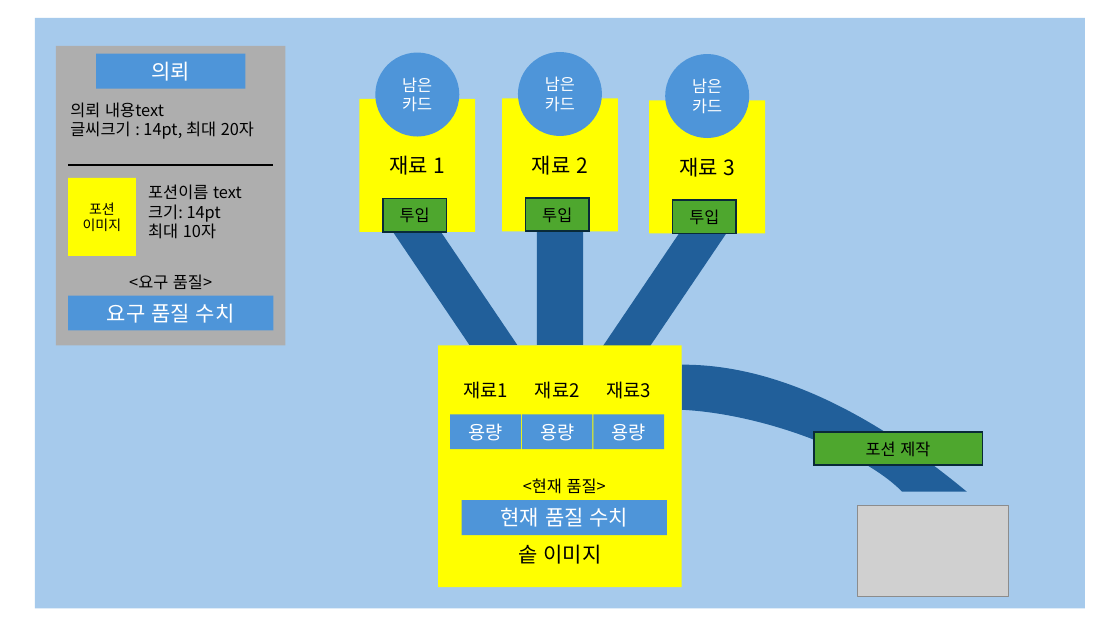
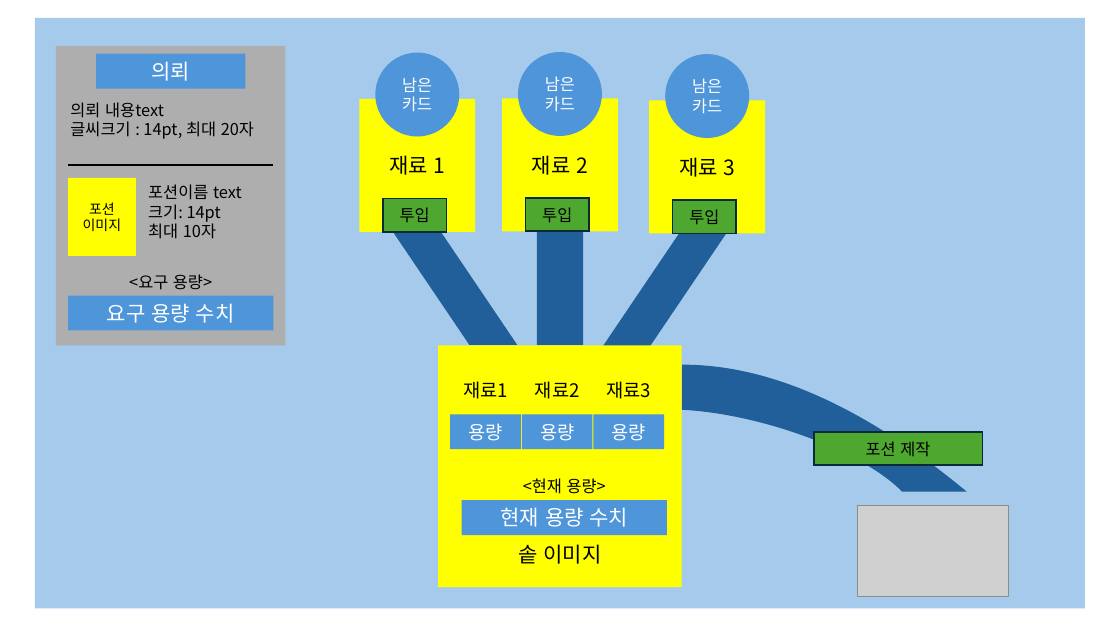
Before and after one commit to gws1017/BlackPotion, a slide deck: slide 1 of document/UI.pptx. Drawn at 1120x630 pixels with LibreOffice and Linux fonts; fonts in the diff are those of the drawing; grey boxes stand for pictures. Boxes give left, top, right and bottom in pixels: in the first picture for what was removed or moved away, otherwise in the second. Text is boxed around its words. In the diff, an @@ line names an element or a change of style, - is before the commit and + after.

```diff
--- a/document/UI.pptx
+++ b/document/UI.pptx
@@ text at (129,274,212,290): text changed @@
-<요구 품질>
+<요구 용량>
@@ text in rectangle at (107,303,235,323): text changed @@
-요구 품질 수치
+요구 용량 수치
@@ text at (523,478,606,494): text changed @@
-<현재 품질>
+<현재 용량>
@@ text in rectangle at (500,507,629,527): text changed @@
-현재 품질 수치
+현재 용량 수치
```
Also in this commit, not shown: 9 other slides changed, 4 slides added, 2 other files.
